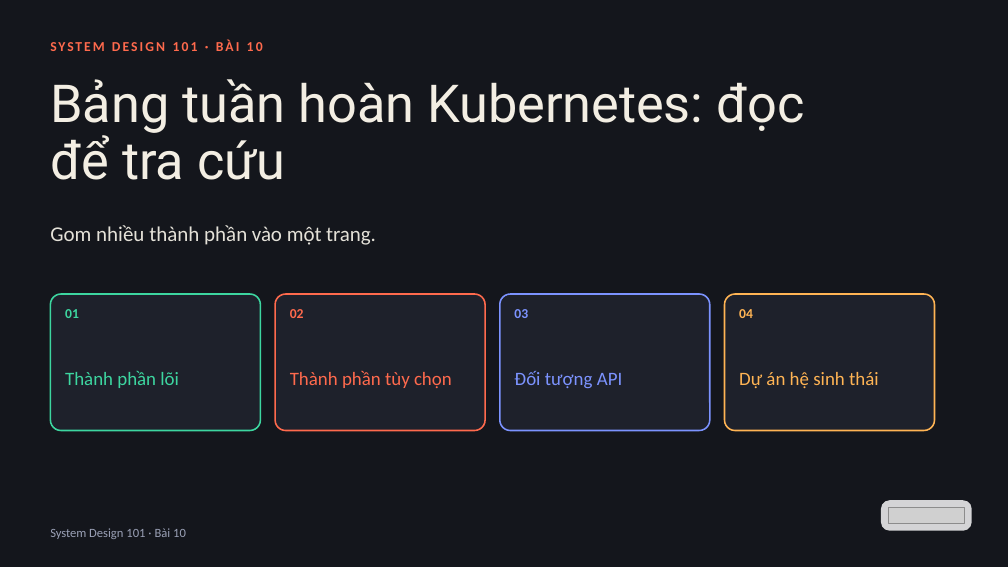
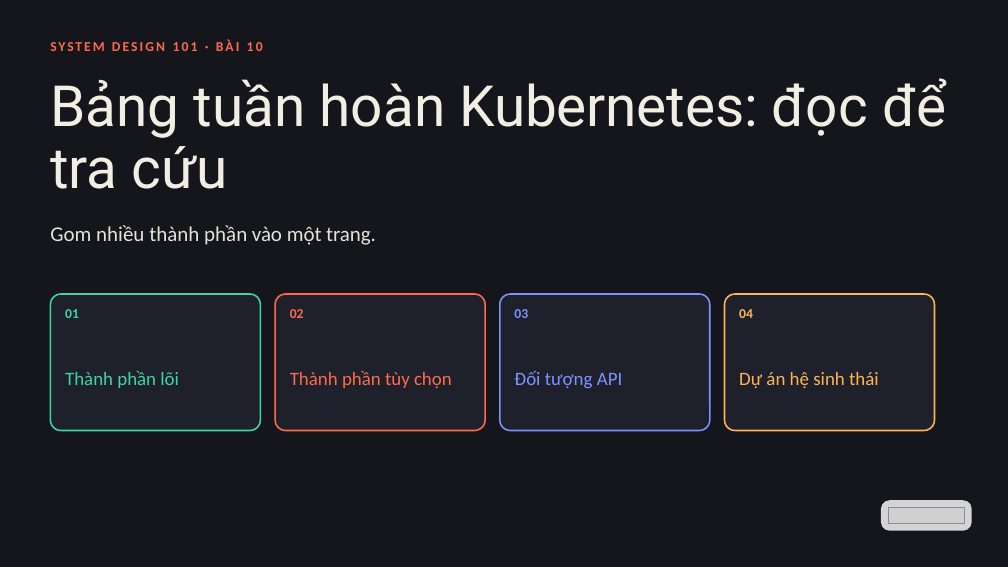
Before and after one commit to vohoailinh90/tool-marketing-studio, a slide deck: slide 1 of system-design-101/vi/lessons/sd-13-010/slides/sd-13-010.pptx. Drawn at 1008x567 pixels with LibreOffice and Linux fonts; fonts in the diff are those of the drawing; grey boxes stand for pictures. Boxes give left, top, right and bottom in pixels: in the first picture for what was removed or moved away, otherwise in the second. Text is boxed around its words. In the diff, an @@ line names an element or a change of style, - is before the commit and + after.

```diff
--- a/system-design-101/vi/lessons/sd-13-010/slides/sd-13-010.pptx
+++ b/system-design-101/vi/lessons/sd-13-010/slides/sd-13-010.pptx
@@ text "Bảng tuần hoàn Kubernetes: đọc ..." at box(50, 78, 946, 189): size 74.8 to 81 pt; letter spacing -0.2 to -0.3 pt in "Kubernetes:"; line spacing 80.7pt to 87.5pt @@
@@ text removed at box(50, 528, 186, 539) @@
-System Design 101 · Bài 10
```
Also in this commit, not shown: 8 other files.
